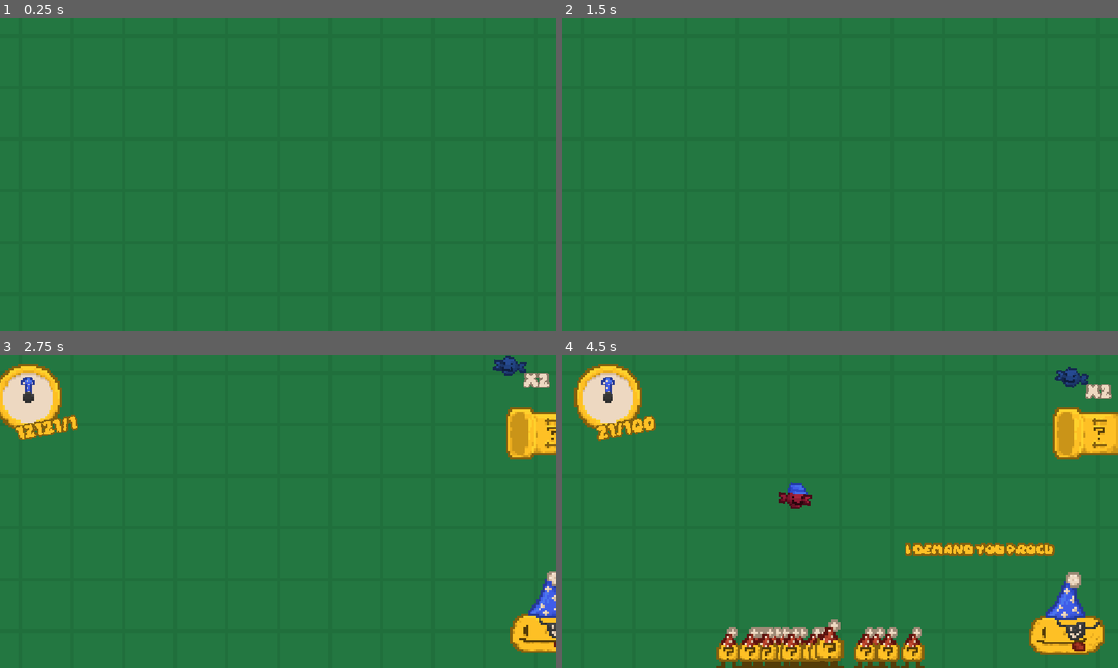
Above: before the commit, frames 1-4 (two rows, left to right).
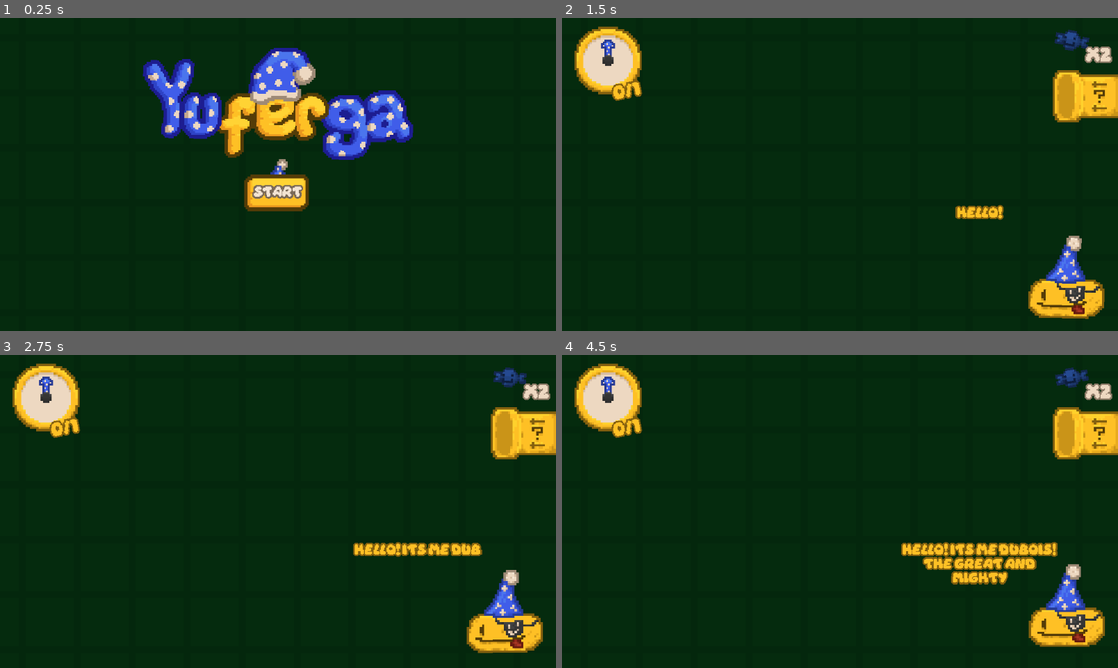
Above: after the commit, the same moments.

Repository: Regonold520/Yuferga
Game: Godot game, scene res://main.tscn
Two runs of this game, one before a commit and one after it. Both use one fixed random seed, a clock stepped at 60 frames per second and the inputs below.
Inputs (mouse positions are in pixels of both pictures, inside the frame that each line leads up to):
- Up to frame 1 (0.25 s): no input
- Up to frame 2 (1.5 s): click (840, 193) at 0.5 s, where only the run after the commit has a clickable "Start"; tap Enter at 1.25 s; move the mouse to (962, 158) at 1.27 s; hold Right from 1.28 s (still down); click (962, 158) at 1.35 s
- Up to frame 3 (2.75 s): keep holding Right; tap Up at 1.52, 2.27 s; move the mouse to (166, 527) at 2.02 s; click (166, 527) at 2.1 s
- Up to frame 4 (4.5 s): move the mouse to (895, 442) at 2.77 s; release Right at 2.78 s; hold Left 2.78-3.53 s; tap Alt at 2.85 s; click (895, 442) at 3.05 s; move the mouse to (1090, 433) at 3.52 s; hold Right from 3.53 s (still down); tap Shift at 3.6 s; tap Up at 3.77 s; click (1090, 433) at 3.8 s; move the mouse to (828, 646) at 4.27 s; click (828, 646) at 4.35 s

The runs differ from the first frame. In frame 1, 100% of the frame differs, in the area x 0-100%, y 0-100%; in frame 2, 100%; in frame 3, 99%; in frame 4, 95%.

Commit message:
Finished everything, finalised the main menu, added the rest of the shweckles and fixed the scaling and sm text

Diff:
--- a/References.gd
+++ b/References.gd
@@ -4,6 +4,7 @@
 
 @onready var shweckleManager : ShweckleManager = get_tree().current_scene.find_child("ShweckleManager")
 @onready var dublingManager : DublingManager = get_tree().current_scene.find_child("DublingManager")
+@onready var soundManager : SoundManager = get_tree().current_scene.find_child("SoundManager")
 
 @onready var shweckleDisplay : ShweckleDisplay = get_tree().current_scene.find_child("ShweckleDisplay")
 @onready var clockDisplay : ClockDisplay = get_tree().current_scene.find_child("ClockDisplay")
@@ -29,7 +30,7 @@
 		shweckleDisplay.txt.text = "X" + str(count)
 		shweckleDisplay.jiggle()
 
-var currentQuota = 0:
+var currentQuota = 1:
 	set(value):
 		currentQuota = value
 		clockDisplay.setQuotaText()
--- a/datastore/shweckleData.json
+++ b/datastore/shweckleData.json
@@ -10,5 +10,33 @@
 	"hat": {
 		"value": 1,
 		"fallSpeed": 6
+	},
+	"hybrid": {
+		"value": 3,
+		"fallSpeed": 2
+	},
+	"mellon": {
+		"value": 2,
+		"fallSpeed": 2
+	},
+	"night": {
+		"value": 5,
+		"fallSpeed": 4
+	},
+	"orange": {
+		"value": 2,
+		"fallSpeed": 3
+	},
+	"pink": {
+		"value": 4,
+		"fallSpeed": 3
+	},
+	"starry": {
+		"value": 10,
+		"fallSpeed": 5
+	},
+	"turret": {
+		"value": 7,
+		"fallSpeed": 6
 	}
 }
--- a/dubling.gd
+++ b/dubling.gd
@@ -23,11 +23,14 @@
 var ascending = false
 var ascendingVel = -20.0
 
+var getTired = true
+
 var beforeRest : moveTypes
 
 signal recharged
 
 func _ready() -> void:
+	tickTimer.wait_time = randf_range(0.5,1.8)
 	energy = maxEnergy
 	tickTimer.timeout.connect(tick)
 	rechargeTimer.timeout.connect(recharge)
@@ -80,7 +83,7 @@
 	if start and is_on_floor():
 		start = false
 
-	if currentMove == moveTypes.FreeMove:
+	if currentMove == moveTypes.FreeMove and getTired:
 		energy -= delta*5
 
 	if ascending:
@@ -100,7 +103,7 @@
 				elif currentMove == moveTypes.FreeMove:
 					changeState(moveTypes.Idle)
 			else:
-				if Ref.shweckleCount > 2:
+				if Ref.shweckleCount > 2 and Ref.dublingManager.canChangeMovement:
 					Ref.shweckleCount -= 3
 					recharge()
 		sprite.scale = Vector2(1.2,1.2)
@@ -130,7 +133,7 @@
 			if targetX and currentMove == moveTypes.FreeMove:
 				var pos = Vector2(targetX, 156.0)
 				velocity.x = (global_position.direction_to(pos) * (min(speed * delta,global_position.distance_to(pos)) / delta)).x
-				if global_position.distance_to(pos) < 5:
+				if global_position.distance_to(pos) < 25:
 					targetX = null
 
 					velocity.x = 0
--- a/dubling.tscn
+++ b/dubling.tscn
@@ -7,6 +7,7 @@
 size = Vector2(11, 19)
 
 [node name="Dubling" type="CharacterBody2D" unique_id=1144231856]
+process_mode = 3
 scale = Vector2(2.5, 2.5)
 collision_mask = 2
 input_pickable = true
--- a/dubling_manager.gd
+++ b/dubling_manager.gd
@@ -12,6 +12,7 @@
 	Ref.mainMenu.menuOpened.connect(mainMenuOpened)
 
 func mainMenuClosed():
+	return
 	for i in 20:
 		await get_tree().create_timer(0.01).timeout
 		var d : Dubling = createDubling()
--- a/dubling_pipe.gd
+++ b/dubling_pipe.gd
@@ -2,6 +2,8 @@
 class_name DublingPipe
 
 @onready var spawnPoint : Marker2D = find_child("SpawnPoint")
+
+var canBuy = true
 
 var isHovering = false
 
@@ -17,7 +19,7 @@
 	nextCost = 3
 
 func _process(delta: float) -> void:
-	if isHovering and Input.is_action_just_released("Click") and !Ref.judgement:
+	if isHovering and Input.is_action_just_released("Click") and !Ref.judgement and canBuy:
 		if Ref.shweckleCount - nextCost >= 0:
 			Ref.shweckleCount -= nextCost
 			nextCost += 1
--- a/dubois.gd
+++ b/dubois.gd
@@ -14,59 +14,61 @@
 	Ref.mainMenu.menuOpened.connect(mainMenuOpened)
 
 func mainMenuClosed():
-	#Ref.dublingManager.canChangeMovement = false
-	#
-	#await speakWords("Hello! Its me Dubois! The great and mighty")
-	#await speakWords("I have brought you here for ONE specific purpose mortal")
-	#
-	#await speakWords("To procure me an ARMY of dublings!")
-	#await speakWords("And you have to do my bidding because i CONTROL this realm, ya hear")
-	#
-	#await speakWords("You may be wondering, whats a dubling? Well")
-	#
+	Ref.dublingPipe.canBuy = false
+	Ref.dublingManager.canChangeMovement = false
+
+	await speakWords("Hello! Its me Dubois! The great and mighty")
+	await speakWords("I have brought you here for ONE specific purpose mortal")
+
+	await speakWords("To procure me an ARMY of dublings!")
+	await speakWords("And you have to do my bidding because i CONTROL this realm, and yknow")
+	await speakWords("You're just a little guy compared to ME!")
+
+	await speakWords("You may be wondering, whats a dubling? Well")
+
 	var tutDub : Dubling = Ref.dublingManager.createDubling()
-	#
-	#await speakWords("THIS is a spectacular dubling")
-	#
-	#await speakWords("They come from that really cool pipe I made! but theyre not free")
-	#await speakWords("Ya gotta spend your shweckles to make one.")
-	#await speakWords("Whats a shweckle?")
-	#
-	#Ref.shweckleManager.createShweckle("blue", Vector2(tutDub.global_position.x,  -195.0))
-	#
-	#await speakWords("Damn you really ARE new here, they tend to rain from the sky every now and then")
-	#
-	#await speakWords("Dublings LOVE shweckles and will happily collect them for you.")
-	#await speakWords("Now, about the dublings, they tend to get quite lazy just give em 3 shweckles")
-	#
-	#tutDub.beLazy(false)
-	#await tutDub.recharged
-	#
-	#await speakWords("As well as being currency, shweckles are quite tasty!")
-	#await speakWords("Dublings are simple creatures and have 2 different controllable states.")
-	#
-	#tutDub.changeState(tutDub.moveTypes.FreeMove)
-	#await speakWords("Red hat for freely moving, they lose energy in this state")
-	#
-	#tutDub.changeState(tutDub.moveTypes.Idle)
-	#await speakWords("Blue hat for no movement")
-	#
-	#Ref.dublingManager.canChangeMovement = true
-	#
-	#await speakWords("And you can click on em to cycle between these")
-	#
-	#await speakWords("Anyways down to business.")
-	#await speakWords("You're not off the hook")
-	#await speakWords("See that clock up there?")
-	#await speakWords("Upon striking the top i shall return")
-	#await speakWords("I will demand a certain number of dublings to be sacraficed")
-	#await speakWords("I hope you'll do the right thing.")
+
+	await speakWords("THIS is a spectacular dubling")
+
+	await speakWords("They come from that really cool pipe I made! but theyre not free")
+	await speakWords("Ya gotta spend your shweckles to make one. just click on that pipe up there")
+	await speakWords("Whats a shweckle?")
+
+	Ref.shweckleManager.createShweckle("blue", Vector2(tutDub.global_position.x,  -195.0))
+
+	await speakWords("Damn you really ARE new here, they tend to rain from the sky every now and then")
+
+	await speakWords("Dublings LOVE shweckles and will happily collect them for you.")
+	await speakWords("Now, about the dublings, they tend to get quite lazy they can either wake up themselves or just give em 3 shweckles")
+	Ref.dublingManager.canChangeMovement = true
+	tutDub.beLazy(false)
+	await tutDub.recharged
+	Ref.dublingManager.canChangeMovement = false
+	await speakWords("As well as being currency, shweckles are quite tasty!")
+	await speakWords("Dublings are simple creatures and have 2 different controllable states.")
+
+	tutDub.changeState(tutDub.moveTypes.FreeMove)
+	await speakWords("Red hat for freely moving, they lose energy in this state")
+
+	tutDub.changeState(tutDub.moveTypes.Idle)
+	await speakWords("Blue hat for no movement, they can still collect shweckles though")
+
+	Ref.dublingManager.canChangeMovement = true
+
+	await speakWords("And you can click on em to cycle between these")
+
+	await speakWords("Anyways down to business.")
+	await speakWords("You're not off the hook")
+	await speakWords("See that clock up there?")
+	await speakWords("Upon striking the top i shall return")
+	await speakWords("I will demand a certain number of dublings to be sacraficed")
+	await speakWords("I hope you'll do the right thing.")
 
 	Ref.shweckleManager.rainState(true)
 	for i : Dubling in Ref.dublingManager.dublings:
 		i.recharge()
-
-	await demandQuota(100)
+	Ref.dublingPipe.canBuy = true
+	await demandQuota(1)
 	leave()
 
 func mainMenuOpened():
@@ -104,6 +106,8 @@
 
 	Ref.showPopup("FREEZE", Color("4fd2f6"), Color("3674b3"))
 
+	Ref.soundManager.playAudio("res://audio/record.mp3", -10)
+
 	await moveTween.finished
 
 	await speakWords("Alrighty lets see how you did.")
@@ -122,12 +126,12 @@
 		Ref.dublingManager.take(Ref.currentQuota)
 
 		await speakWords("Pleasure doing business with you")
-		demandQuota(Ref.currentQuota + 1)
+		demandQuota(Ref.currentQuota + 2)
 
 	else:
 		Ref.showPopup("FAILED", Color("911c34"), Color("4a0712"))
+		await speakWords("Uh oh.. You didnt fulfill my demand")
 		Ref.clockDisplay.returnText()
-		await speakWords("Uh oh.. You didnt fulfill my demand")
 		await speakWords("Im so sorry, this is kinda sad")
 		await speakWords("I liked you i think")
 		await speakWords("Oh well!")
@@ -148,7 +152,8 @@
 		txt.visible_characters += 1
 		txtTween.kill()
 		txtTween = create_tween().set_ease(Tween.EASE_OUT).set_trans(Tween.TRANS_CIRC)
-
+		var audio = ["dubois1", "dubois2", "dubois3"].pick_random()
+		Ref.soundManager.playAudio("res://audio/"+audio+".mp3", randf_range(-2,0), true)
 
 		var adder = 0
 		if i in [".", ",", "?", "!"]: adder += 0.4
@@ -168,5 +173,6 @@
 	Ref.currentQuota = count
 	await speakWords("I demand you procure me " + str(Ref.currentQuota) + " Dublings")
 
-	Ref.clockDisplay.tickClock(5)
+	Ref.clockDisplay.tickClock(60)
 	leave()
+	Ref.dublingManager.canChangeMovement = true
--- /dev/null
+++ b/game_logo.gd
@@ -0,0 +1,14 @@
+extends Sprite2D
+class_name GameLogo
+
+var activePos = Vector2(0.0, -341.0)
+var menuPos = Vector2(0.0, -82.0)
+
+var deltaTimer = 0.0
+func _process(delta: float) -> void:
+	deltaTimer += delta
+
+	rotation_degrees = sin(deltaTimer*1.5)*3
+
+	scale.x = 2 + sin(deltaTimer)/10
+	scale.y = 2 + cos(deltaTimer/1.5)/8
--- a/main.tscn
+++ b/main.tscn
@@ -18,12 +18,21 @@
 [ext_resource type="Texture2D" uid="uid://cv2e3ki5kug40" path="res://sprites/pipe_popup.png" id="11_2cqfq"]
 [ext_resource type="Script" uid="uid://vpx4qq47s4dd" path="res://main_menu.gd" id="17_yaehf"]
 [ext_resource type="Texture2D" uid="uid://bmravvtxiwy6v" path="res://sprites/logo.png" id="18_074og"]
+[ext_resource type="Script" uid="uid://d3itj3v5xox2w" path="res://game_logo.gd" id="19_cegan"]
+[ext_resource type="Script" uid="uid://gq7aleand8l1" path="res://menu_dublings.gd" id="20_82xsv"]
+[ext_resource type="Texture2D" uid="uid://dmootnoynnh0t" path="res://sprites/menuButton.png" id="21_getpj"]
+[ext_resource type="Script" uid="uid://c7aslwlpbrd0" path="res://menu_button.gd" id="22_ryguw"]
+[ext_resource type="Script" uid="uid://cphbge3e4o1fp" path="res://sound_manager.gd" id="23_1u8w0"]
+[ext_resource type="AudioStream" uid="uid://bvtkrtweuy2cj" path="res://audio/Shweckle Sity.mp3" id="24_0odxb"]
 
 [sub_resource type="RectangleShape2D" id="RectangleShape2D_fmqpt"]
 size = Vector2(32.800034, 22.400002)
 
 [sub_resource type="RectangleShape2D" id="RectangleShape2D_sclpf"]
 size = Vector2(640, 32)
+
+[sub_resource type="StyleBoxTexture" id="StyleBoxTexture_sclpf"]
+texture = ExtResource("21_getpj")
 
 [node name="Main" type="Node2D" unique_id=2100775180]
 process_mode = 1
@@ -119,7 +128,6 @@
 theme_override_constants/outline_size = 12
 theme_override_fonts/normal_font = ExtResource("2_0xm2m")
 theme_override_font_sizes/normal_font_size = 24
-text = "12121/1"
 scroll_active = false
 autowrap_mode = 0
 horizontal_alignment = 1
@@ -190,7 +198,7 @@
 offset_left = -194.40001
 offset_top = -83.6
 offset_right = 111.2
-offset_bottom = 55.599983
+offset_bottom = 91.60001
 scale = Vector2(0.25, 0.25)
 pivot_offset = Vector2(152.8, 69.6)
 size_flags_horizontal = 4
@@ -215,6 +223,7 @@
 [node name="Floor" type="StaticBody2D" parent="." unique_id=1415762330]
 position = Vector2(0, 195.5)
 collision_layer = 3
+collision_mask = 0
 
 [node name="CollisionShape2D" type="CollisionShape2D" parent="Floor" unique_id=753863134]
 shape = SubResource("RectangleShape2D_sclpf")
@@ -222,13 +231,72 @@
 [node name="MainMenu" type="Node2D" parent="." unique_id=2025215659]
 process_mode = 3
 process_priority = 175
+physics_interpolation_mode = 1
 script = ExtResource("17_yaehf")
 
-[node name="Sprite2D" type="Sprite2D" parent="MainMenu" unique_id=970119325]
-visible = false
+[node name="GameLogo" type="Sprite2D" parent="MainMenu" unique_id=970119325]
 position = Vector2(0, -82)
 scale = Vector2(2, 2)
 texture = ExtResource("18_074og")
+script = ExtResource("19_cegan")
+
+[node name="MenuDublings" type="Node2D" parent="MainMenu" unique_id=1769747164]
+process_mode = 3
+script = ExtResource("20_82xsv")
+
+[node name="Floor" type="StaticBody2D" parent="MainMenu/MenuDublings" unique_id=1819436469]
+position = Vector2(0, 195.5)
+collision_layer = 12
+collision_mask = 0
+
+[node name="CollisionShape2D" type="CollisionShape2D" parent="MainMenu/MenuDublings/Floor" unique_id=1506290771]
+shape = SubResource("RectangleShape2D_sclpf")
+
+[node name="MenuButton" type="Button" parent="MainMenu" unique_id=590242900]
+offset_left = -20.0
+offset_top = 10.0
+offset_right = 17.333336
+offset_bottom = 31.0
+scale = Vector2(2, 2)
+pivot_offset_ratio = Vector2(0.5, 0.5)
+theme_override_styles/normal = SubResource("StyleBoxTexture_sclpf")
+theme_override_styles/pressed = SubResource("StyleBoxTexture_sclpf")
+theme_override_styles/hover = SubResource("StyleBoxTexture_sclpf")
+theme_override_styles/focus = SubResource("StyleBoxTexture_sclpf")
+script = ExtResource("22_ryguw")
+
+[node name="Text" type="RichTextLabel" parent="MainMenu/MenuButton" unique_id=1364383355]
+z_index = 85
+clip_contents = false
+layout_mode = 0
+offset_left = -114.33333
+offset_top = -50.0
+offset_right = 43.66667
+offset_bottom = 14.0
+scale = Vector2(0.25, 0.25)
+pivot_offset = Vector2(152.8, 69.6)
+size_flags_horizontal = 4
+mouse_filter = 2
+theme_override_colors/default_color = Color(0.9493212, 0.88919497, 0.82371956, 1)
+theme_override_colors/font_outline_color = Color(0.4835493, 0.414157, 0.3444828, 1)
+theme_override_constants/outline_size = 16
+theme_override_fonts/normal_font = ExtResource("2_0xm2m")
+theme_override_font_sizes/normal_font_size = 20
+text = "Start"
+scroll_active = false
+horizontal_alignment = 1
+vertical_alignment = 1
+
+[node name="SoundManager" type="Node2D" parent="." unique_id=983530391]
+script = ExtResource("23_1u8w0")
+
+[node name="AudioStreamPlayer2D" type="AudioStreamPlayer2D" parent="SoundManager" unique_id=747497208]
+stream = ExtResource("24_0odxb")
+volume_db = -20.515
+autoplay = true
 
 [connection signal="mouse_entered" from="DublingPipe" to="DublingPipe" method="_on_mouse_entered"]
 [connection signal="mouse_exited" from="DublingPipe" to="DublingPipe" method="_on_mouse_exited"]
+[connection signal="mouse_entered" from="MainMenu/MenuButton" to="MainMenu/MenuButton" method="_on_mouse_entered"]
+[connection signal="mouse_exited" from="MainMenu/MenuButton" to="MainMenu/MenuButton" method="_on_mouse_exited"]
+[connection signal="pressed" from="MainMenu/MenuButton" to="MainMenu/MenuButton" method="_on_pressed"]
--- a/main_menu.gd
+++ b/main_menu.gd
@@ -7,7 +7,8 @@
 signal menuOpened
 
 func _ready() -> void:
-	movers = [Ref.clockDisplay, Ref.shweckleDisplay, Ref.dublingPipe, Ref.dubois]
+	movers = [Ref.clockDisplay, Ref.shweckleDisplay, Ref.dublingPipe, Ref.dubois, find_child("GameLogo"),
+	 find_child("MenuDublings"), find_child("MenuButton")]
 	for i in movers:
 		i.position = i.menuPos
 
@@ -23,17 +24,20 @@
 	for i in movers:
 		moveTween.tween_property(i, "position", i.menuPos, 1)
 
-	await get_tree().create_timer(0.5).timeout
+	await get_tree().create_timer(2.5).timeout
 
-	get_tree().paused = true
+	#get_tree().paused = true
 
-	await get_tree().create_timer(2).timeout
-
-	closeMenu()
+	#closeMenu()
 
 func closeMenu():
 	moveTween.kill()
 	moveTween = create_tween().set_ease(Tween.EASE_OUT).set_trans(Tween.TRANS_CIRC).set_parallel()
+
+	Ref.currentQuota = 1
+	Ref.shweckleCount = 2
+	Ref.dublingPipe.nextCost = 3
+	Ref.shweckleManager.fallMult = 1
 
 	for i in movers:
 		moveTween.tween_property(i, "position", i.activePos, 0.5)
--- /dev/null
+++ b/menu_button.gd
@@ -0,0 +1,25 @@
+extends Button
+class_name StartButton
+
+var activePos = Vector2(-20.0, -400.0)
+var menuPos = Vector2(-20.0, 10.0)
+
+@onready var rotTween = create_tween()
+func _on_mouse_entered() -> void:
+	var newRot = [randf_range(-15, -5),randf_range(5, 15)].pick_random()
+
+	rotTween.kill()
+	rotTween = create_tween().set_ease(Tween.EASE_OUT).set_trans(Tween.TRANS_CIRC)
+
+	rotTween.tween_property(self, "rotation_degrees", newRot, 0.3)
+
+
+func _on_mouse_exited() -> void:
+	rotTween.kill()
+	rotTween = create_tween().set_ease(Tween.EASE_OUT).set_trans(Tween.TRANS_CIRC)
+
+	rotTween.tween_property(self, "rotation_degrees", 0, 0.5)
+
+
+func _on_pressed() -> void:
+	Ref.mainMenu.closeMenu()
--- /dev/null
+++ b/menu_dublings.gd
@@ -0,0 +1,31 @@
+extends Node2D
+class_name MenuDublings
+
+var dublings = []
+
+var activePos = Vector2(0.0, 500.0)
+var menuPos = Vector2(0.0, 0.0)
+
+func _ready() -> void:
+
+
+	for i in 10:
+		var newDub : Dubling = makeMenuDubling()
+		newDub.collision_layer = 3
+		newDub.collision_mask = 4
+		newDub.getTired = false
+		newDub.input_pickable = false
+		newDub.changeState(newDub.moveTypes.FreeMove)
+		newDub.sprite.texture = load("res://sprites/dubling.png")
+
+func makeMenuDubling():
+	var newDubling = load("res://dubling.tscn").instantiate()
+
+	add_child(newDubling)
+
+	dublings.append(newDubling)
+
+	return newDubling
+
+func _process(delta: float) -> void:
+	pass
--- a/project.godot
+++ b/project.godot
@@ -21,8 +21,7 @@
 
 [display]
 
-window/stretch/mode="canvas_items"
-window/stretch/aspect="expand"
+window/stretch/mode="viewport"
 
 [editor_plugins]
 
--- /dev/null
+++ b/sound_manager.gd
@@ -0,0 +1,13 @@
+extends Node2D
+class_name SoundManager
+
+func playAudio(audioPath, volume = 1, pitchChange = false):
+	var newAudio : SoundObj = load("res://sound_obj.tscn").instantiate()
+
+	add_child(newAudio)
+
+	newAudio.volume_db = volume
+	if pitchChange:
+		newAudio.pitch_scale = randf_range(0.9,1.1)
+
+	newAudio.start(load(audioPath))
--- /dev/null
+++ b/sound_obj.gd
@@ -0,0 +1,9 @@
+extends AudioStreamPlayer2D
+class_name SoundObj
+
+func start(audio):
+	stream = audio
+	play()
+
+func _on_finished() -> void:
+	queue_free()
--- /dev/null
+++ b/sound_obj.tscn
@@ -0,0 +1,8 @@
+[gd_scene format=3 uid="uid://b236cbced77es"]
+
+[ext_resource type="Script" uid="uid://dh0ifltpo5ih7" path="res://sound_obj.gd" id="1_h1yi1"]
+
+[node name="SoundObj" type="AudioStreamPlayer2D" unique_id=670517862]
+script = ExtResource("1_h1yi1")
+
+[connection signal="finished" from="." to="." method="_on_finished"]
--- a/sprites/shweckles/shweckle.gd
+++ b/sprites/shweckles/shweckle.gd
@@ -39,6 +39,10 @@
 func _on_body_entered(body: Node2D) -> void:
 	if body is Dubling:
 		if body.currentMove != body.moveTypes.Rest and !disabled:
+			var audio = ["nom1", "nom2", "nom3"].pick_random()
+			Ref.soundManager.playAudio("res://audio/"+audio+".mp3", -1, true)
+
+
 			disabled = true
 			print("yolo", self)
 			Ref.shweckleCount += value
Not shown, added: audio/Shweckle Sity.mp3.import
Not shown, added: audio/dubois1.mp3.import
Not shown, added: audio/dubois2.mp3.import
Not shown, added: audio/dubois3.mp3.import
Not shown, added: audio/nom1.mp3.import
Not shown, added: audio/nom2.mp3.import
Not shown, added: audio/nom3.mp3.import
Not shown, added: audio/record.mp3.import
Binary file changed: cross.png
Not shown, added: export_presets.cfg
Not shown, added: game_logo.gd.uid
Not shown, added: menu_button.gd.uid
(and 13 more such lines)
